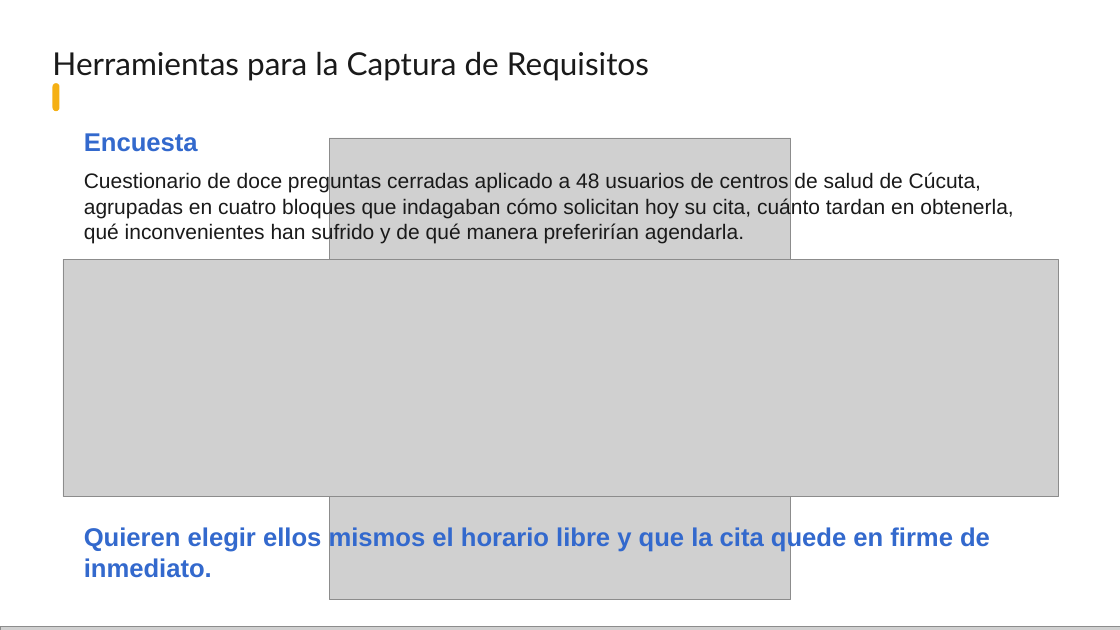
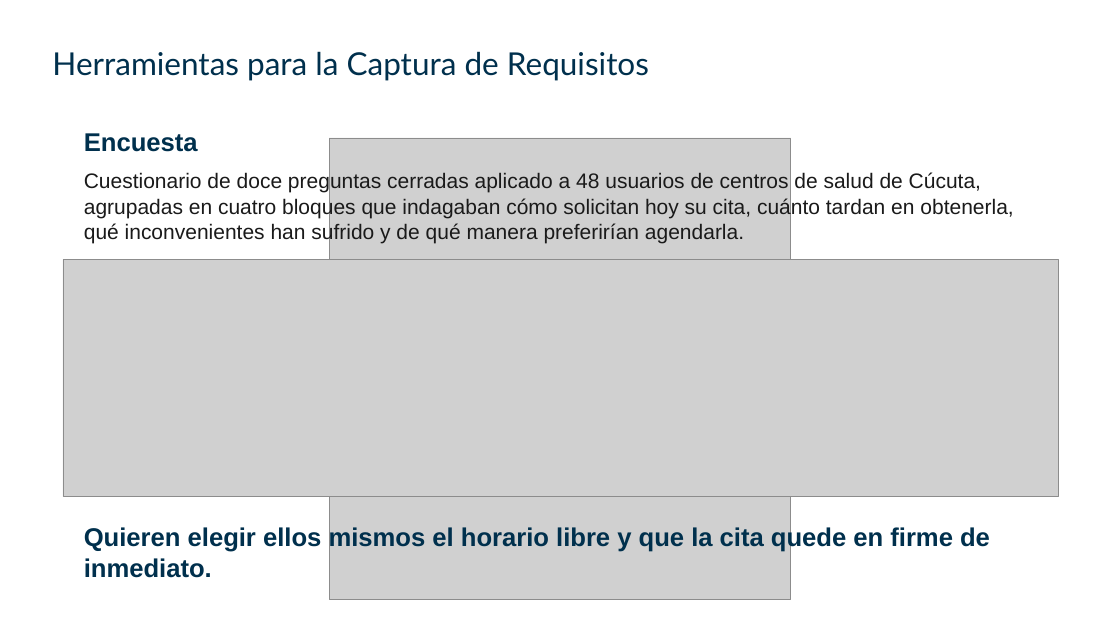
Before and after one commit to Brandonpyjv/Mediapp, a slide deck: slide 12 of docs tesis/exposicion/MediApp - Sustentación.pptx. Drawn at 1120x630 pixels with LibreOffice and Linux fonts; fonts in the diff are those of the drawing; grey boxes stand for pictures; background and template pictures are left out. Boxes give left, top, right and bottom in pixels: in the first picture for what was removed or moved away, otherwise in the second. Text is boxed around its words. In the diff, an @@ line names an element or a change of style, - is before the commit and + after.

```diff
--- a/docs tesis/exposicion/MediApp - Sustentación.pptx
+++ b/docs tesis/exposicion/MediApp - Sustentación.pptx
@@ text "Herramientas para la Captura de ..." at [52,51,649,81]: text colour #1A1A1A to #00304D @@
@@ rounded rectangle removed at [52,83,59,111] @@
@@ text "Encuesta" at [84,133,198,152]: text colour #3369CD to #00304D @@
@@ text "Quieren elegir ellos mismos el ..." at [84,525,990,578]: text colour #3369CD to #00304D @@
@@ picture removed at [0,627,1120,630] @@
```
Also in this commit, not shown: 35 other slides changed, 2 slides added, 2 slides removed, 9 other files.
